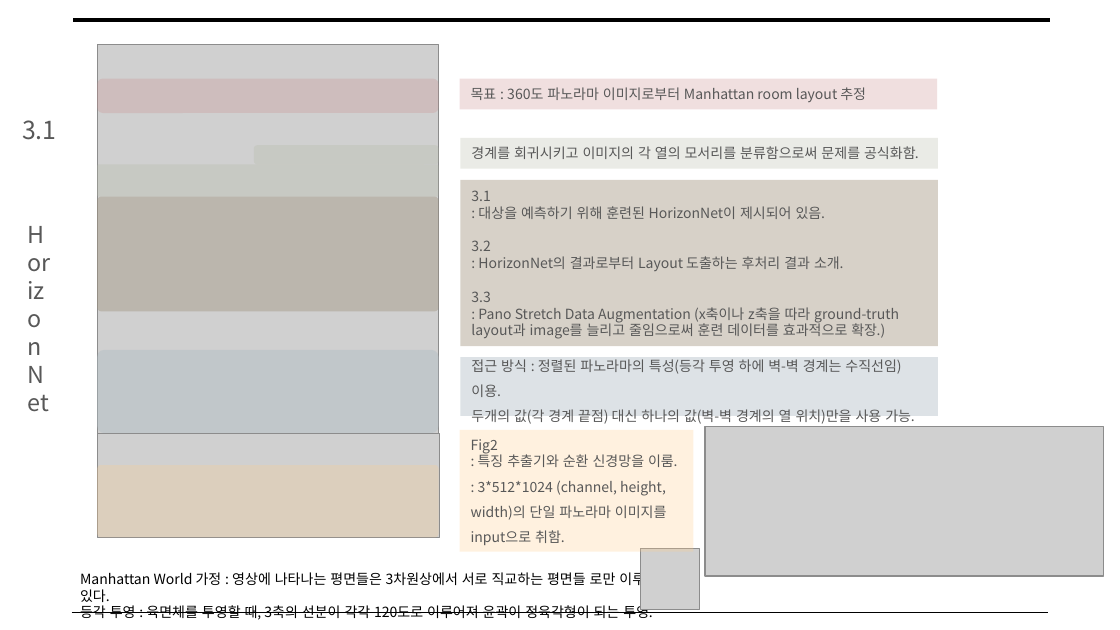
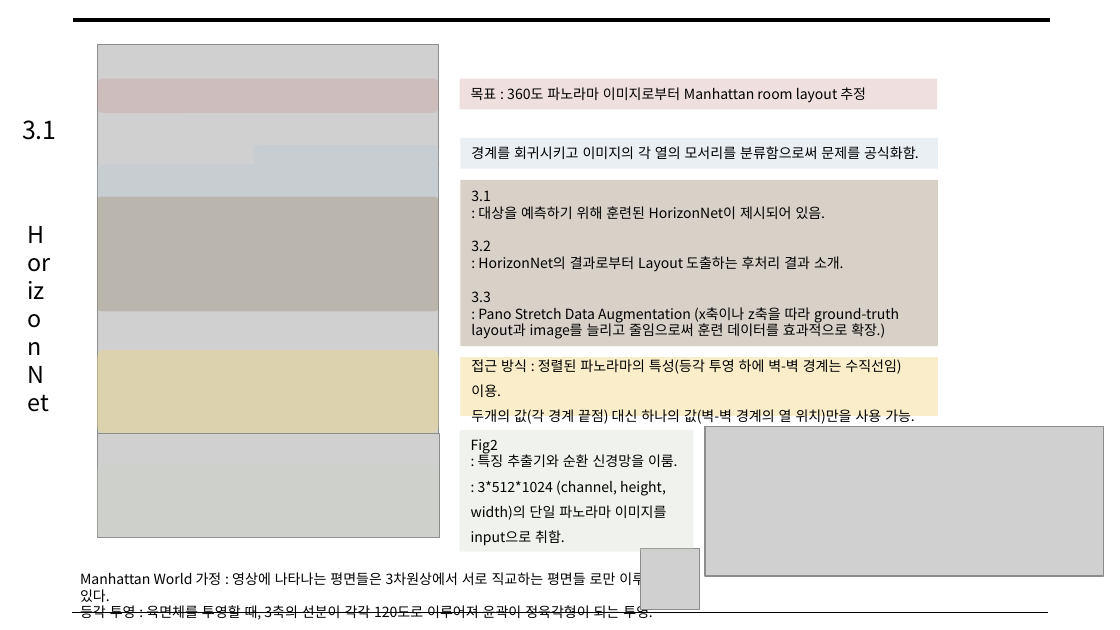
Before and after one commit to arittung/3D_Room_Layout_estimation, a slide deck: slide 3 of 관련 자료/HorizonNet 논문 해석.pptx. Drawn at 1120x630 pixels with LibreOffice and Linux fonts; fonts in the diff are those of the drawing; grey boxes stand for pictures. Boxes give left, top, right and bottom in pixels: in the first picture for what was removed or moved away, otherwise in the second. Text is boxed around its words. In the diff, an @@ line names an element or a change of style, - is before the commit and + after.

```diff
--- a/관련 자료/HorizonNet 논문 해석.pptx
+++ b/관련 자료/HorizonNet 논문 해석.pptx
@@ rounded rectangle at <box>254,146,439,165</box>: fill #B2B8A3 at 27% opacity to #B3C5DA at 27% opacity @@
@@ rectangle "경계를 회귀시키고 이미지의 각 열의 ..." at <box>460,138,937,169</box>: text colour #585858 to #000000; fill #B2B8A3 at 27% opacity to #B3C5DA at 27% opacity @@
@@ rounded rectangle at <box>97,165,439,197</box>: fill #B2B8A3 at 27% opacity to #B3C5DA at 27% opacity @@
@@ text colour #585858 to #000000 in 4 elements at <box>16,77,62,559</box>, <box>22,120,56,140</box>, <box>459,78,936,110</box>, <box>460,180,937,347</box> @@
@@ rounded rectangle at <box>97,349,439,432</box>: fill #AEBCC4 at 42% opacity to #F1D77F at 42% opacity @@
@@ rectangle "접근 방식 : 정렬된 파노라마의 ..." at <box>460,357,937,416</box>: text colour #585858 to #000000; fill #AEBCC4 at 42% opacity to #F1D77F at 42% opacity @@
@@ rectangle "Fig2" at <box>459,430,693,552</box>: text colour #585858 to #000000; fill #FFCD8C at 27% opacity to #C9D3BE at 27% opacity @@
@@ rounded rectangle at <box>97,465,439,538</box>: fill #FFCD8C at 27% opacity to #C9D3BE at 27% opacity @@
```
Also in this commit, not shown: 6 other slides changed, 8 slides added, 1 other file.
